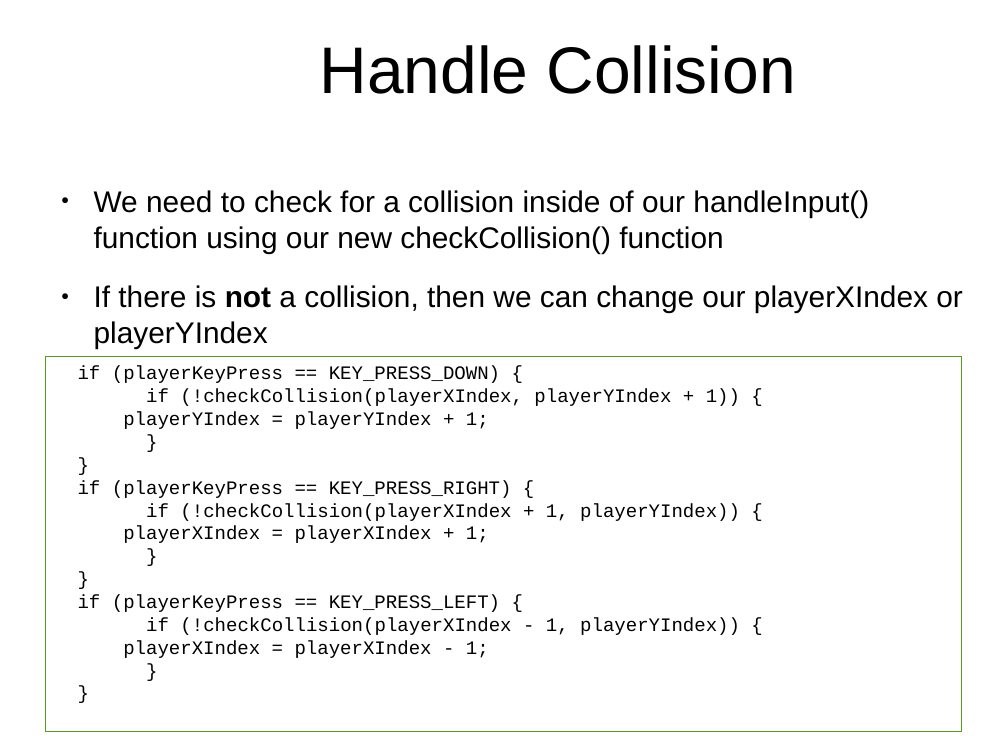
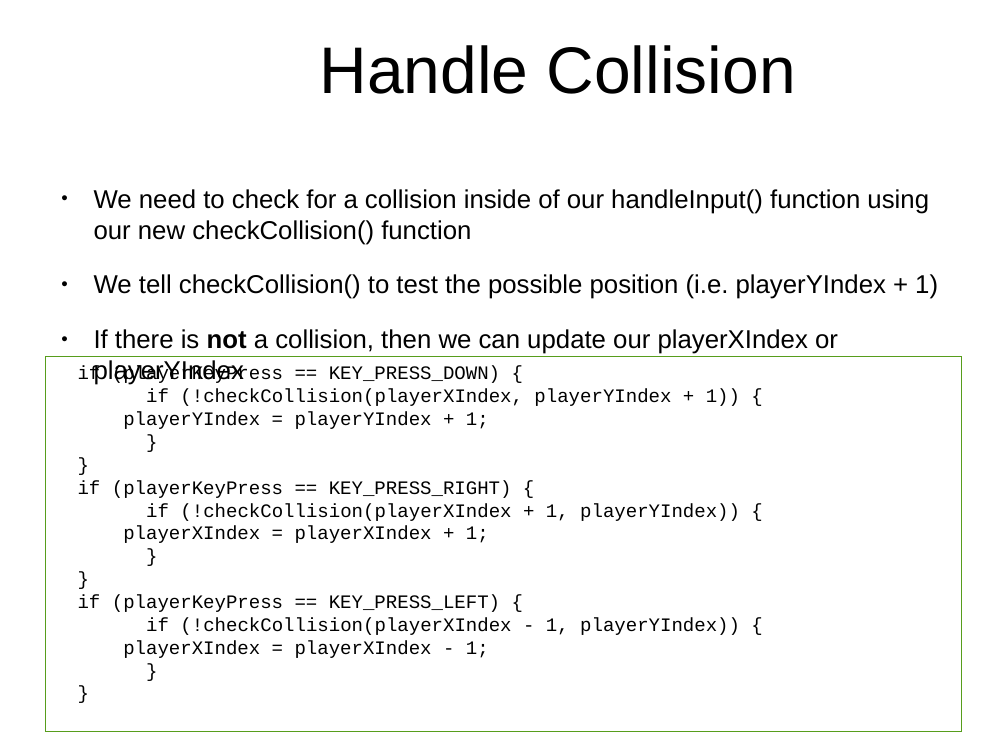
Before and after one commit to originalgrego/Webtris, a slide deck: slide 20 of Webtris - Explorathon 2016.odp (slide 19 before the commit). Drawn at 1008x756 pixels with LibreOffice and Linux fonts; fonts in the diff are those of the drawing; background and template pictures are left out. Boxes give left, top, right and bottom in pixels: in the first picture for what was removed or moved away, otherwise in the second. Text is boxed around its words. In the diff, an @@ line names an element or a change of style, - is before the commit and + after.

```diff
--- a/Webtris - Explorathon 2016.odp
+++ b/Webtris - Explorathon 2016.odp
@@ text at (94,189,929,245): size 23.5 to 20.3 pt in "We need to check for a collision ..." @@
@@ text at (94,274,938,354): text changed; size 23.5 to 20.3 pt @@
-● If there is not a collision, then we can change our playerXIndex or playerYIndex
+● We tell checkCollision() to test the possible position (i.e. playerYIndex + 1)
+● If there is not a collision, then we can update our playerXIndex or playerYIndex
```
Also in this commit, not shown: 11 other slides changed, 1 slide added, 1 other file.
